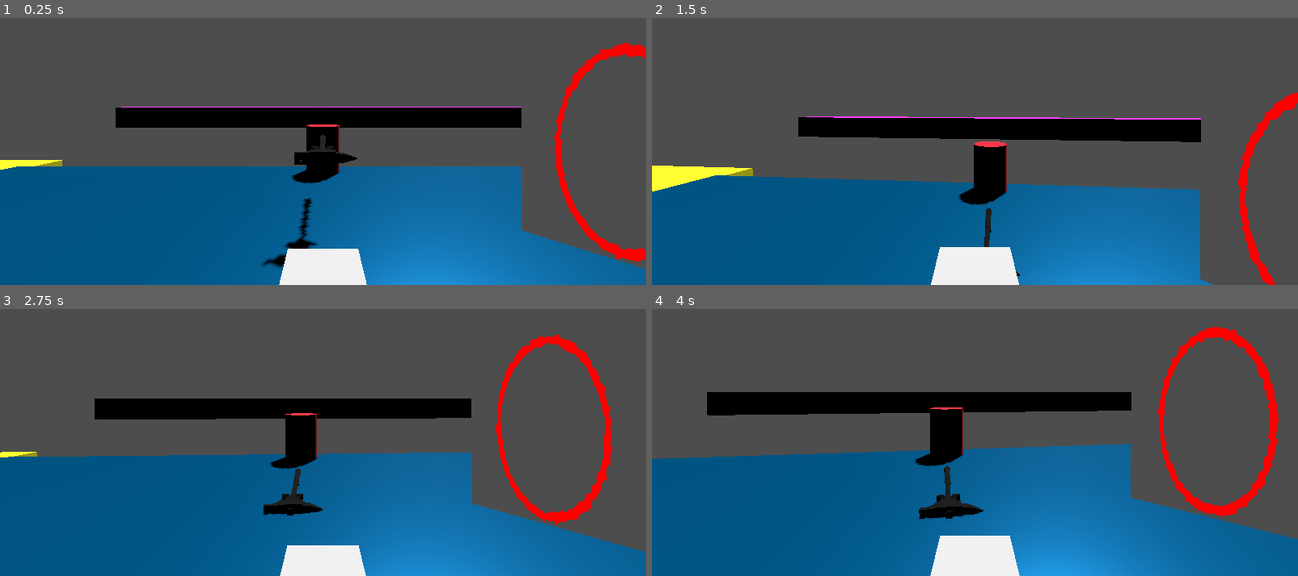
Above: before the commit, frames 1-4 (two rows, left to right).
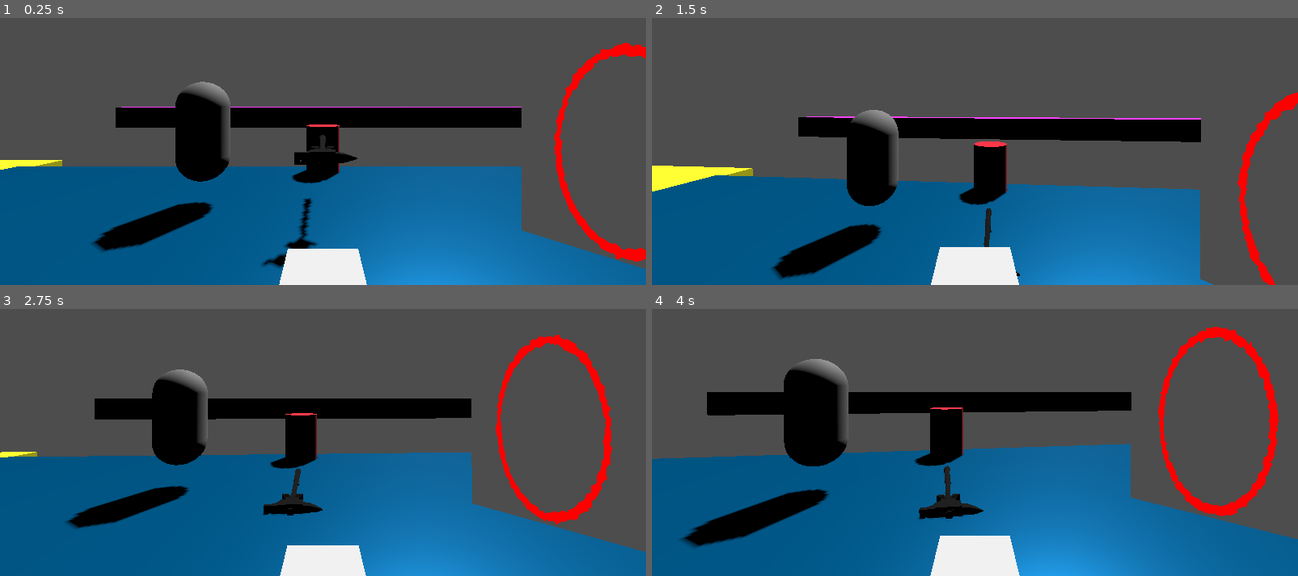
Above: after the commit, the same moments.

Repository: Charlie-Quin/Portals-
Game: Godot game, scene res://scenes/world.tscn
The game is run twice, just before and just after one commit, with the same random seed, the same clock (stepped at 60 frames per second) and the same inputs.
Inputs (mouse positions are in pixels of both pictures, inside the frame that each line leads up to):
- Up to frame 1 (0.25 s): no input
- Up to frame 2 (1.5 s): move the mouse to (1007, 103) at 0.52 s; tap A (a) at 0.6 s; tap Space (jump) at 0.77 s; tap D (d) at 0.8, 1.35 s; move the mouse to (942, 106) at 1.27 s
- Up to frame 3 (2.75 s): tap Space (jump) at 1.52 s; tap S (s) at 1.55, 2.1 s; move the mouse to (335, 389) at 2.02 s; tap W (w) at 2.3 s
- Up to frame 4 (4 s): move the mouse to (968, 399) at 2.77 s; tap W (w) at 2.85 s; tap Space (jump) at 3.02, 3.77 s; tap A (a) at 3.05, 3.6 s; move the mouse to (1020, 399) at 3.52 s; tap D (d) at 3.8 s

The runs differ from the first frame. In frame 1, 3.5% of the frame differs, in the area x 14-36%, y 23-88%; in frame 2, 3.8%; in frame 3, 3.2%; in frame 4, 4.5%, in the area x 4-31%, y 18-90%.

Commit message:
changed portals for vr camera

Diff:
--- /dev/null
+++ b/levels/vr__player.gd
@@ -0,0 +1,12 @@
+extends Node3D
+
+
+# Called when the node enters the scene tree for the first time.
+func _ready():
+	Globals.VRCAMERA = $XROrigin3D/XRCamera3D
+	pass # Replace with function body.
+
+
+# Called every frame. 'delta' is the elapsed time since the previous frame.
+func _process(delta):
+	pass
--- /dev/null
+++ b/levels/vr__player.tscn
@@ -0,0 +1,16 @@
+[gd_scene load_steps=3 format=3 uid="uid://b2jsbtjdxomeq"]
+
+[ext_resource type="Script" path="res://levels/vr__player.gd" id="1_2ubru"]
+
+[sub_resource type="CapsuleMesh" id="CapsuleMesh_vuxie"]
+
+[node name="VR  player" type="Node3D"]
+script = ExtResource("1_2ubru")
+
+[node name="XROrigin3D" type="XROrigin3D" parent="."]
+
+[node name="XRCamera3D" type="XRCamera3D" parent="XROrigin3D"]
+current = true
+
+[node name="MeshInstance3D" type="MeshInstance3D" parent="."]
+mesh = SubResource("CapsuleMesh_vuxie")
--- a/project.godot
+++ b/project.godot
@@ -59,3 +59,8 @@
 3d_physics/layer_3="walls"
 3d_physics/layer_4="items"
 3d_physics/layer_5="grabber"
+
+[xr]
+
+openxr/enabled=true
+shaders/enabled=true
--- a/scenes/world.tscn
+++ b/scenes/world.tscn
@@ -1,9 +1,10 @@
-[gd_scene load_steps=21 format=3 uid="uid://c846xrm4uahcx"]
+[gd_scene load_steps=22 format=3 uid="uid://c846xrm4uahcx"]
 
 [ext_resource type="Shader" path="res://shaders/cutoff.gdshader" id="1_4j5p8"]
 [ext_resource type="Script" path="res://scripts/cuttableMesh.gd" id="2_powcp"]
 [ext_resource type="PackedScene" uid="uid://bq1tkyat0bymw" path="res://scenes/portal.tscn" id="3_td0wn"]
 [ext_resource type="PackedScene" uid="uid://b7gkcloxvcyqv" path="res://scenes/player.tscn" id="4_qxofc"]
+[ext_resource type="PackedScene" uid="uid://b2jsbtjdxomeq" path="res://levels/vr__player.tscn" id="4_v1u7b"]
 [ext_resource type="PackedScene" uid="uid://ddukwn3mgo14e" path="res://items/anvil_hammer.tscn" id="4_vicxm"]
 
 [sub_resource type="FastNoiseLite" id="FastNoiseLite_yta80"]
@@ -88,9 +89,8 @@
 material = SubResource("StandardMaterial3D_uuctm")
 
 [node name="portal1" parent="." node_paths=PackedStringArray("targetPortal") instance=ExtResource("3_td0wn")]
-transform = Transform3D(1, 0, 0, 0, 1, 0, 0, 0, 1, 0, 0, 0.368)
 targetPortal = NodePath("../portal2")
-color = Color(0.352941, 0.615686, 0.184314, 1)
+color = Color(0.141176, 0.6, 0.65098, 1)
 
 [node name="portal2" parent="." node_paths=PackedStringArray("targetPortal") instance=ExtResource("3_td0wn")]
 transform = Transform3D(-0.656151, 0, 0.754629, 0, 1, 0, -0.754629, 0, -0.656151, 3.76751, 0, -5.2094)
@@ -150,6 +150,9 @@
 size = Vector3(11.3444, 1, 24.8003)
 material = SubResource("StandardMaterial3D_uufj1")
 
+[node name="VR  player" parent="." instance=ExtResource("4_v1u7b")]
+transform = Transform3D(1, 0, 0, 0, 1, 0, 0, 0, 1, -2.41429, 0, -7.03335)
+
 [node name="player" parent="." instance=ExtResource("4_qxofc")]
 transform = Transform3D(1, 0, 0, 0, 1, 0, 0, 0, 1, 0, 0, -2.22347)
 
--- a/scripts/Globals.gd
+++ b/scripts/Globals.gd
@@ -1,3 +1,5 @@
 extends Node
 
 var player : CharacterBody3D
+
+var VRCAMERA : XRCamera3D
--- a/scripts/portal.gd
+++ b/scripts/portal.gd
@@ -40,17 +40,15 @@
 # Called every frame. 'delta' is the elapsed time since the previous frame.
 func _process(delta):
 
-	if not player:
-		player = Globals.player
-		if not player:
-			return
+	if not Globals.VRCAMERA:
+		return
 
 	if not myWall:
 		$wallCheck.force_raycast_update()
 		myWall = $wallCheck.get_collider()
 
 	# we want the player's global matrix as relative to the target portal
-	var m = targetPortal.global_transform.rotated_local(Vector3.UP,PI) * global_transform.affine_inverse() * player.neck.global_transform
+	var m = targetPortal.global_transform.rotated_local(Vector3.UP,PI) * global_transform.affine_inverse() * Globals.VRCAMERA.global_transform
 	camera.transform = m
 
 	camera.near = max(0.05,(camera.position - targetPortal.global_position).length() - 1.5)
